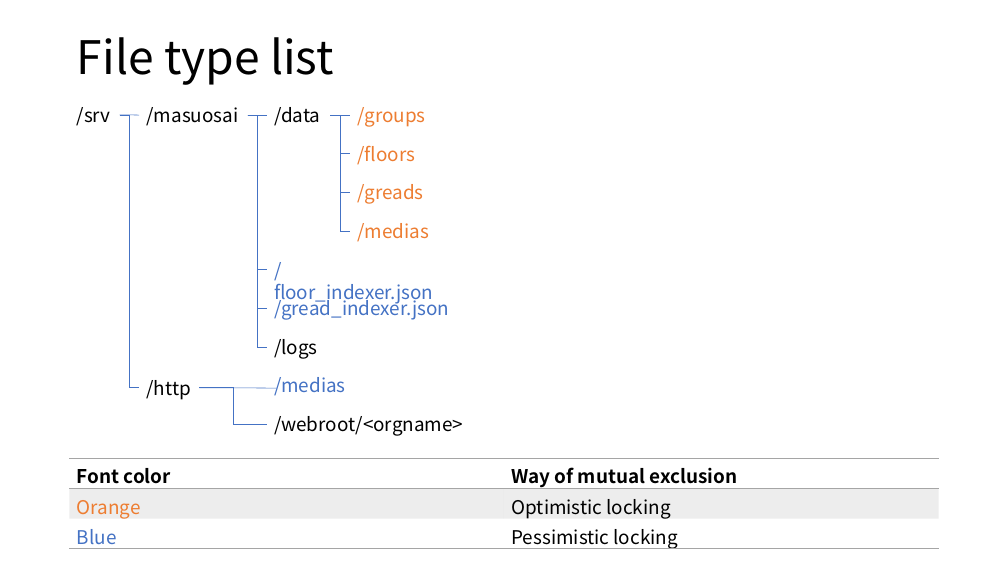
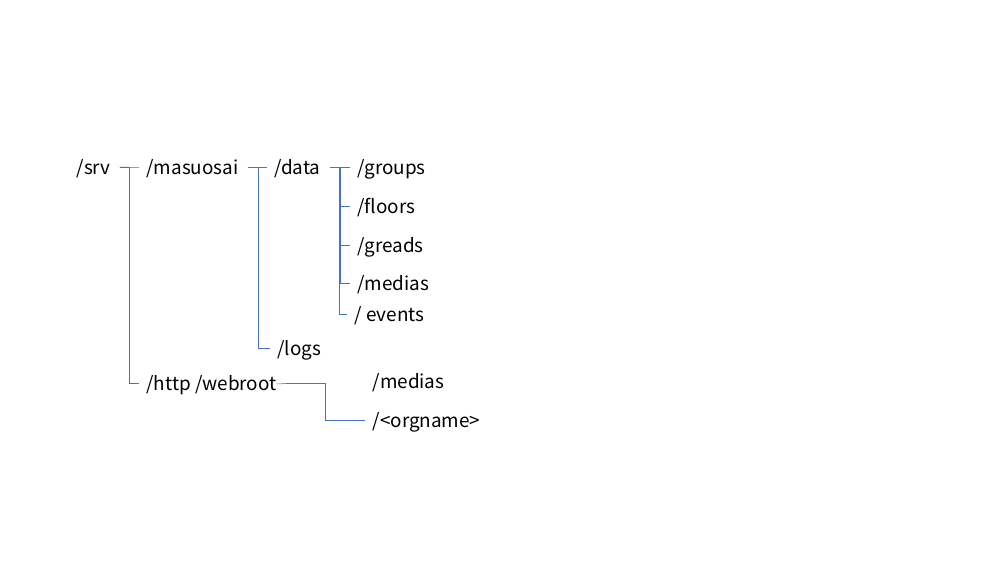
Before and after one commit to TACT21/Cluture_test, a slide deck: slide 1 of tofuture/プレゼンテーション1.pptx. Drawn at 1008x567 pixels with LibreOffice and Linux fonts; fonts in the diff are those of the drawing. Boxes give left, top, right and bottom in pixels: in the first picture for what was removed or moved away, otherwise in the second. Text is boxed around its words. In the diff, an @@ line names an element or a change of style, - is before the commit and + after.

```diff
--- a/tofuture/プレゼンテーション1.pptx
+++ b/tofuture/プレゼンテーション1.pptx
@@ title removed at [77, 37, 334, 85] @@
-File type list
@@ elbow line removed from (247, 115) to (267, 309) @@
@@ elbow line moved from (119, 115) - (139, 388) to (119, 167) - (139, 383) @@
@@ elbow line moved from (247, 115) - (267, 270) to (247, 167) - (270, 349) @@
@@ 5 texts, 3 lines, 3 elbow lines: place and size @@
-5 texts, 3 lines, 3 elbow lines at [77, 107, 429, 242]
+5 texts, 3 lines, 3 elbow lines at [77, 159, 429, 294]
@@ elbow line moved from (247, 115) - (267, 347) to (330, 167) - (347, 314) @@
@@ text "/floors": place and size @@
-text "/floors" at [357, 145, 415, 165]
+text "/floors" at [357, 197, 415, 217]
@@ text colour #ED7D31 to #000000 in 4 elements at [357, 159, 425, 179], [357, 197, 415, 217], [357, 275, 429, 294], [357, 237, 423, 257] @@
@@ text "/greads": place and size @@
-text "/greads" at [357, 184, 423, 204]
+text "/greads" at [357, 237, 423, 257]
@@ text removed at [274, 280, 433, 305] @@
-/floor_indexer.json
@@ text removed at [274, 296, 449, 320] @@
-/gread_indexer.json
@@ text added at [366, 308, 424, 322], 18 pt, text #000000 @@
+/ events
@@ text at [147, 375, 276, 395]: text changed @@
-/http
+/http /webroot
@@ line moved from (200, 388) - (277, 388) to (286, 383) - (277, 384) @@
@@ elbow line moved from (200, 388) - (267, 424) to (286, 383) - (365, 420) @@
@@ text "/medias": place and size @@
-text "/medias" at [274, 377, 346, 396]
+text "/medias" at [373, 373, 445, 392]
@@ text "/medias" at [373, 373, 445, 392]: text colour #4472C4 to #000000 @@
@@ text at [373, 412, 481, 432]: text changed @@
-/webroot/<orgname>
+/<orgname>
@@ table removed at [70, 458, 939, 553], 3 rows, 2 columns @@
-Font color | Way of mutual exclusion
-Orange | Optimistic locking
-Blue | Pessimistic locking
```
Also in this commit, not shown: 19 other files.
